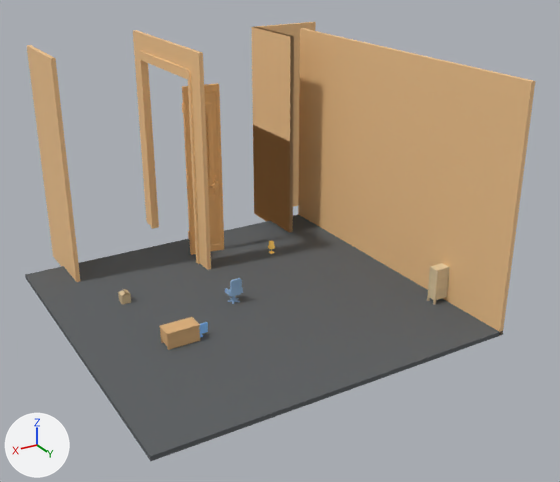
Two versions of the glTF model unity/Assets/Art/EarlyGame/cc0-garage-kit/garage-interior-room-kit.glb, one commit apart.
Camera for both pictures: a 50 mm camera at (5.74, 8.97, 4.18) aimed at (1.55, 1.97, 0.68). The lights are fixed; the arrows at lower left show +X, +Y and +Z. The picture after the commit comes second. Where no turn or scale is listed for an object, it has been applied to the vertices. Vertices at exactly the same position are counted once.

In view in the first picture: 'kit_floor', 'kit_roll_door', 'kit_wall_back', 'kit_wall_corner', 'kit_wall_left', 'prop_bookcase', 'prop_box', 'prop_chair', 'prop_computer', 'prop_desk', 'prop_lamp'.
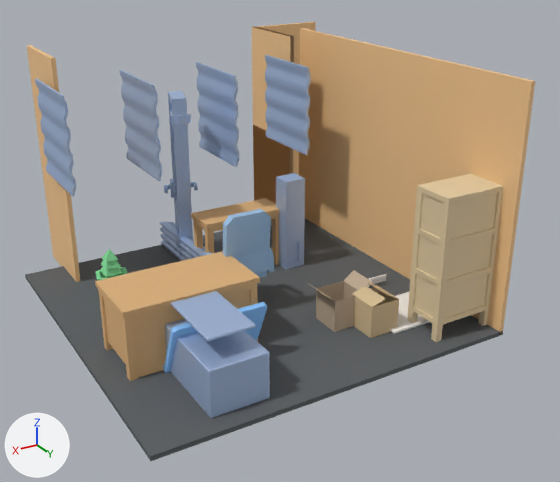
Location of each change, (x1, y1, x2, y2) in pixels of the pictures (560 x 482 px; the box of a moved part takes in the faces that stretch with it):
'kit_roll_door', reshaped, moved, rescaled, turned, recoloured: before (182, 83, 224, 255); after (35, 55, 310, 261)
'prop_bookcase', moved, rescaled (304% wider, 293% taller): before (427, 263, 450, 305); after (407, 174, 503, 342)
'prop_desk', moved, rescaled (295% wider, 285% taller): before (159, 317, 200, 350); after (95, 251, 260, 381)
'prop_server', added (blue): after (165, 291, 270, 418)
'prop_chair', moved, rescaled: before (225, 278, 243, 304); after (202, 209, 274, 278)
'prop_speaker', added: after (276, 173, 305, 269)
'prop_box', moved, rescaled: before (118, 289, 131, 305); after (352, 282, 399, 338)
'prop_box_b', added (beige): after (309, 270, 373, 332)
'prop_workbench', added (beige): after (191, 198, 279, 265)
'prop_laptop', added: after (163, 302, 267, 373)
'prop_whiteboard', added: after (369, 274, 429, 334)
'prop_plant', added (green): after (96, 249, 127, 281)
'prop_computer', deleted: before (199, 322, 208, 337)
'prop_lamp', moved, rescaled (not visible afterwards): before (268, 241, 275, 254)
part 1 of me_wall, deleted (beige): before (133, 30, 211, 270)
part 2 of me_door, moved or reshaped: before (182, 83, 224, 255); after (168, 91, 193, 257)
part 3 of me_door, deleted: before (214, 175, 219, 195)
part 4 of me_door, deleted: before (205, 113, 209, 177)
part 5 of me_door, added (blue): after (120, 62, 240, 261)
part 6 of me_door, added (blue): after (265, 55, 310, 155)
part 7 of me_door, added (blue): after (35, 79, 76, 197)

What changed in the scene script:
```text
Change me_wall:
    remove me_wall.from_pydata(...)  # 56 vertices, 84 faces; spans x -0.03..3.03, y -1.0..1.0, z 0.0..2.7
    add me_wall.from_pydata(...)  # 16 vertices, 20 faces; spans x -0.03..3.03, y -0.5..0.5, z 0.0..2.7
    me_wall part 1: the loose piece of 40 vertices spanning x 1.45..1.55, y -1.0..1.0, z 0.0..2.7 is deleted
Change me_door:
    used by ob_kit_roll_door; location = (2.0, 0.48, 0.05); rotation_euler = (0.0, 0.0, -1.72), in degrees (0, 0, -99); scale = (0.5, 0.5, 1.03)
    remove me_door.from_pydata(...)  # 148 vertices, 262 faces; spans x -0.12..0.13, y -0.9..0.02, z 0.0..2.1
    remove me_door.materials.append(mat_m_kit_roll_door_trim)  # orange #f1b876
    add me_door.from_pydata(...)  # 508 vertices, 962 faces; spans x -0.05..5.92, y -1.23..1.25, z -1.25..1.0
    me_door part 2: the loose piece of 64 vertices spanning x -0.05..0.05, y -0.9..0.0, z 0.0..2.1 is multiplied about its middle by the matrix ((3.248, 0.26, 0.0), (-0.824, 0.868, 0.0), (0.0, 0.0, 0.917)), then moved by (2.82, 0.07, -1.29), in mat_m_kit_roll_door_metal (blue #b8cef1)
    me_door part 3: the loose piece of 20 vertices spanning x -0.08..0.08, y -0.8..-0.7, z 0.75..1.0 is deleted
    me_door part 4: the loose piece of 4 vertices spanning x 0.0, y -0.58..-0.33, z 0.97..1.77 is deleted
    me_door part 5: 300 vertices added at x 1.91..3.96, y -1.23..1.25, z -1.25..1.0
    me_door part 6: 72 vertices added at x -0.05..0.05, y -1.0..1.0, z 0.0..1.0
    me_door part 7: 72 vertices added at x 5.82..5.92, y -1.0..1.0, z 0.0..1.0
    other edits to the shape of me_door do not show in these pictures
    add me_door.materials.append(mat_m_kit_roll_door_metal)  # blue #b8cef1
Change ob_prop_desk:
    ob_prop_desk.location: (2.85, 2.35, 0.05) -> (2.35, 2.15, 0.05)
    ob_prop_desk.scale: (0.5, 0.5, 0.5) -> (1.95, 1.95, 1.95)
Change ob_prop_chair:
    ob_prop_chair.location: (2.05, 1.85, 0.05) -> (1.8, 1.7, 0.05)
    ob_prop_chair.scale: (0.5, 0.5, 0.5) -> (1.95, 1.95, 1.95)
Remove ob_prop_computer:
    ob_prop_computer = bpy.data.objects.new('prop_computer', me_mesh_computerscreen)
Change ob_prop_bookcase:
    ob_prop_bookcase.location: (0.03, 3.05, 0.05) -> (0.03, 3.35, 0.05)
    ob_prop_bookcase.scale: (0.5, 0.5, 0.5) -> (1.85, 1.85, 1.85)
Change ob_prop_lamp:
    ob_prop_lamp.location: (1.05, 0.95, 0.05) -> (2.7, 1.97, 0.05)
    ob_prop_lamp.scale: (0.5, 0.5, 0.5) -> (1.95, 1.95, 1.95)
Change ob_prop_box:
    ob_prop_box.location: (3.15, 1.25, 0.05) -> (0.95, 3.05, 0.05)
    ob_prop_box.scale: (0.5, 0.5, 0.5) -> (1.66, 1.66, 1.66)
Change ob_kit_roll_door:
    ob_kit_roll_door.rotation_euler: (0.0, 0.0, -1.72) -> (0.0, 0.0, 0.0)  # degrees (0, 0, -99) -> degrees (0, 0, 0)
    ob_kit_roll_door.location: (2.0, 0.48, 0.05) -> (0.65, 0.65, 1.35)
    ob_kit_roll_door.scale: (0.5, 0.5, 1.03) -> (0.503, 0.5, 1.08)
Add ob_prop_server:
    ob_prop_server = bpy.data.objects.new('prop_server', me_cube_001)  # 112 vertices, 216 faces; spans x -0.302..0.302, y 0.55..1.65, z -0.248..0.478; in mat_m_prop_server_metal (blue #b8cef1)
    ob_prop_server.location = (3.05, 2.15, 0.3)
Add ob_prop_whiteboard:
    ob_prop_whiteboard = bpy.data.objects.new('prop_whiteboard', me_cube)  # 100 vertices, 192 faces; spans x -0.508..0.508, y 0.884..1.921, z -0.018..0.102; in mat_m_prop_whiteboard_board (white #f6f3ef)
    ob_prop_whiteboard.location = (0.54, 1.55, 0.07)
Add ob_prop_speaker:
    ob_prop_speaker = bpy.data.objects.new('prop_speaker', me_mesh_speaker)  # 116 vertices, 228 faces; spans x 0.0..0.266, y 0.0..0.266, z 0.0..1.142; in mat_m_prop_speaker_metal (blue #b8cef1)
    ob_prop_speaker.location = (0.92, 1.25, 0.05)
Add ob_prop_plant:
    ob_prop_plant = bpy.data.objects.new('prop_plant', me_mesh_plantsmall1)  # 53 vertices, 102 faces; spans x -0.194..0.194, y -0.194..0.194, z 0.0..0.573; in mat_m_prop_plant_plant (green #81dd99)
    ob_prop_plant.location = (3.25, 1.05, 0.05)
Add ob_prop_workbench:
    ob_prop_workbench = bpy.data.objects.new('prop_workbench', me_mesh_sidetable)  # 56 vertices, 118 faces; spans x -0.02..1.023, y -0.02..0.41, z 0.0..0.75; in mat_m_prop_workbench_wood (beige #ddb17c)
    ob_prop_workbench.location = (1.15, 0.95, 0.05)
Add ob_prop_box_b:
    ob_prop_box_b = bpy.data.objects.new('prop_box_b', me_mesh_cardboardboxopen)  # 20 vertices, 30 faces; spans x -0.132..0.484, y 0.0..0.352, z 0.0..0.466; in mat_m_prop_box_b_box_open (beige #bfaa90)
    ob_prop_box_b.location = (1.2, 2.75, 0.05)
Add ob_prop_laptop:
    ob_prop_laptop = bpy.data.objects.new('prop_laptop', me_mesh_laptop)  # 36 vertices, 68 faces; spans x 0.0..0.995, y 0.0..0.904, z 0.0..0.61; in mat_m_prop_computer_screen (blue #81b8f1)
    ob_prop_laptop.location = (2.4, 2.27, 0.05)
```
